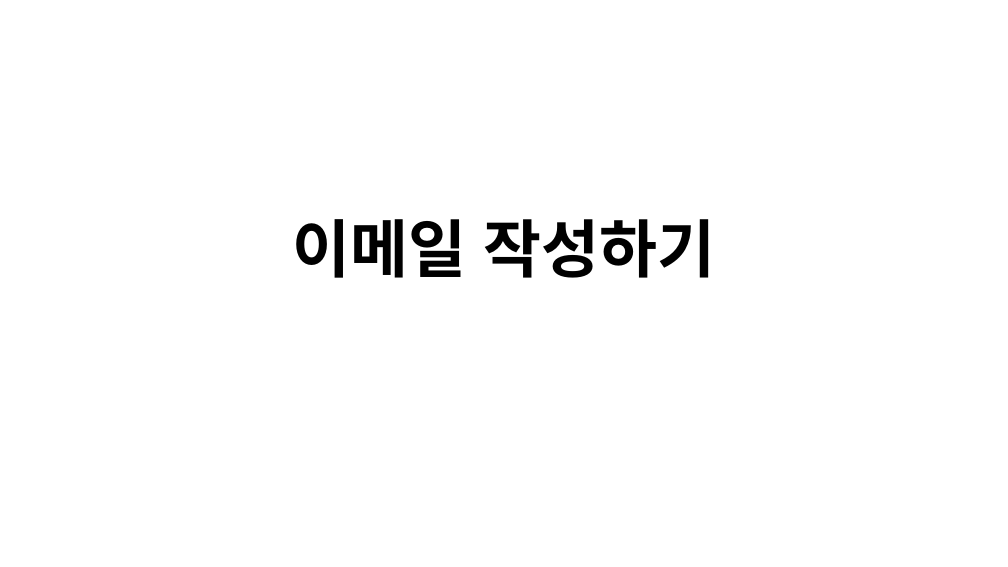
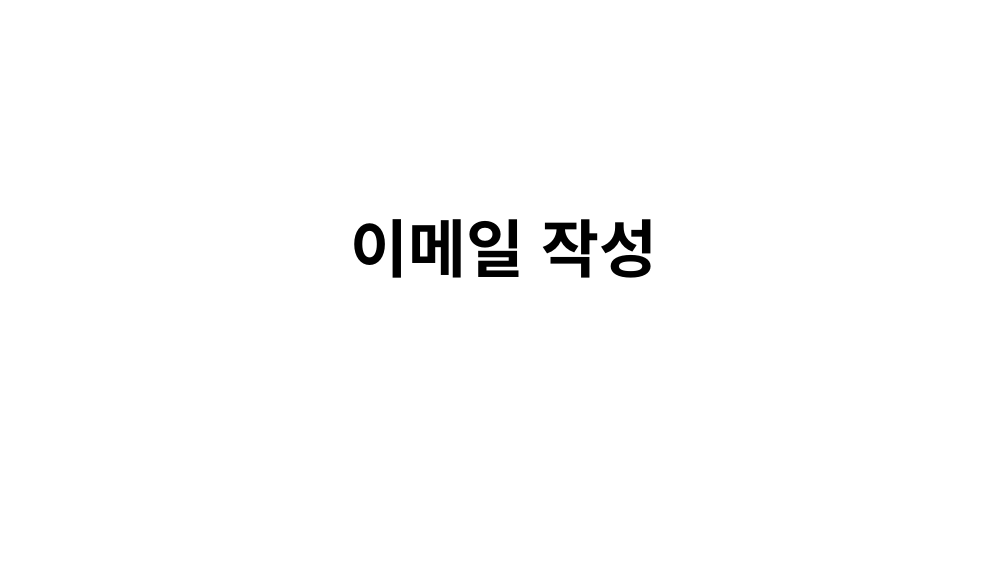
Before and after one commit to lolsaless/Python, a slide deck: slide 3 of 프롬프트 실습.pptx (slide 1 before the commit). Drawn at 1008x567 pixels with LibreOffice and Linux fonts; fonts in the diff are those of the drawing. Boxes give left, top, right and bottom in pixels: in the first picture for what was removed or moved away, otherwise in the second. Text is boxed around its words. In the diff, an @@ line names an element or a change of style, - is before the commit and + after.

```diff
--- a/프롬프트 실습.pptx
+++ b/프롬프트 실습.pptx
@@ title at (x1=350, y1=219, x2=658, y2=278): text changed @@
-이메일 작성하기
+이메일 작성
```
Also in this commit, not shown: 21 other slides changed, 19 slides added, 2 slides removed.
